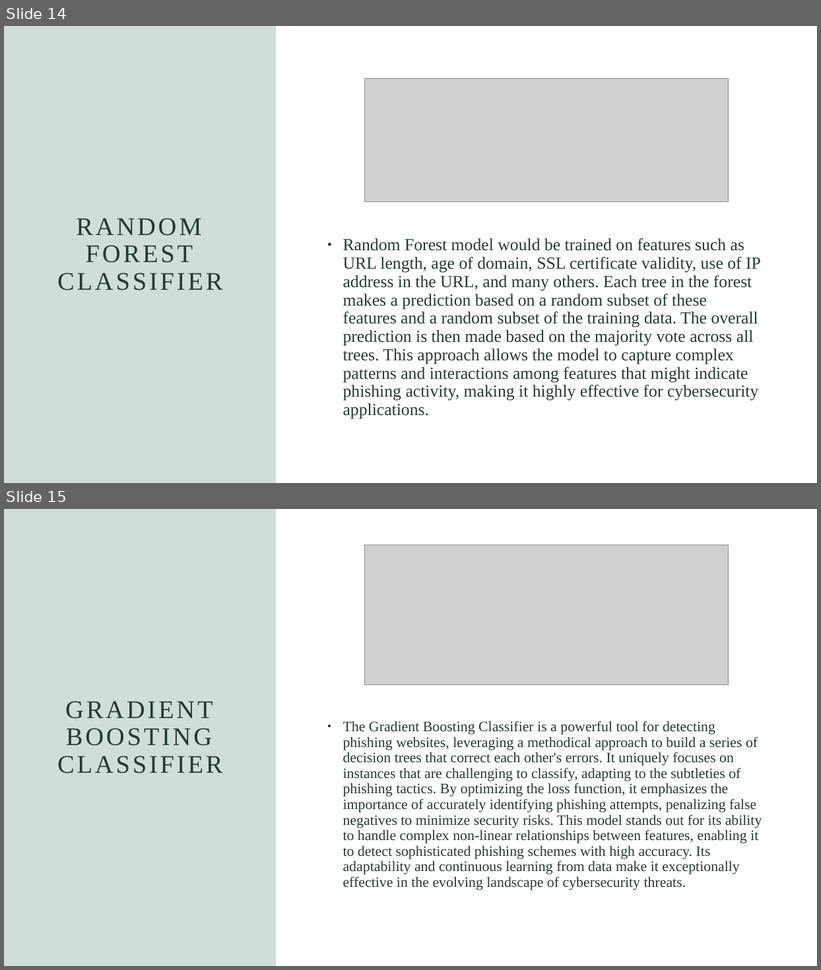
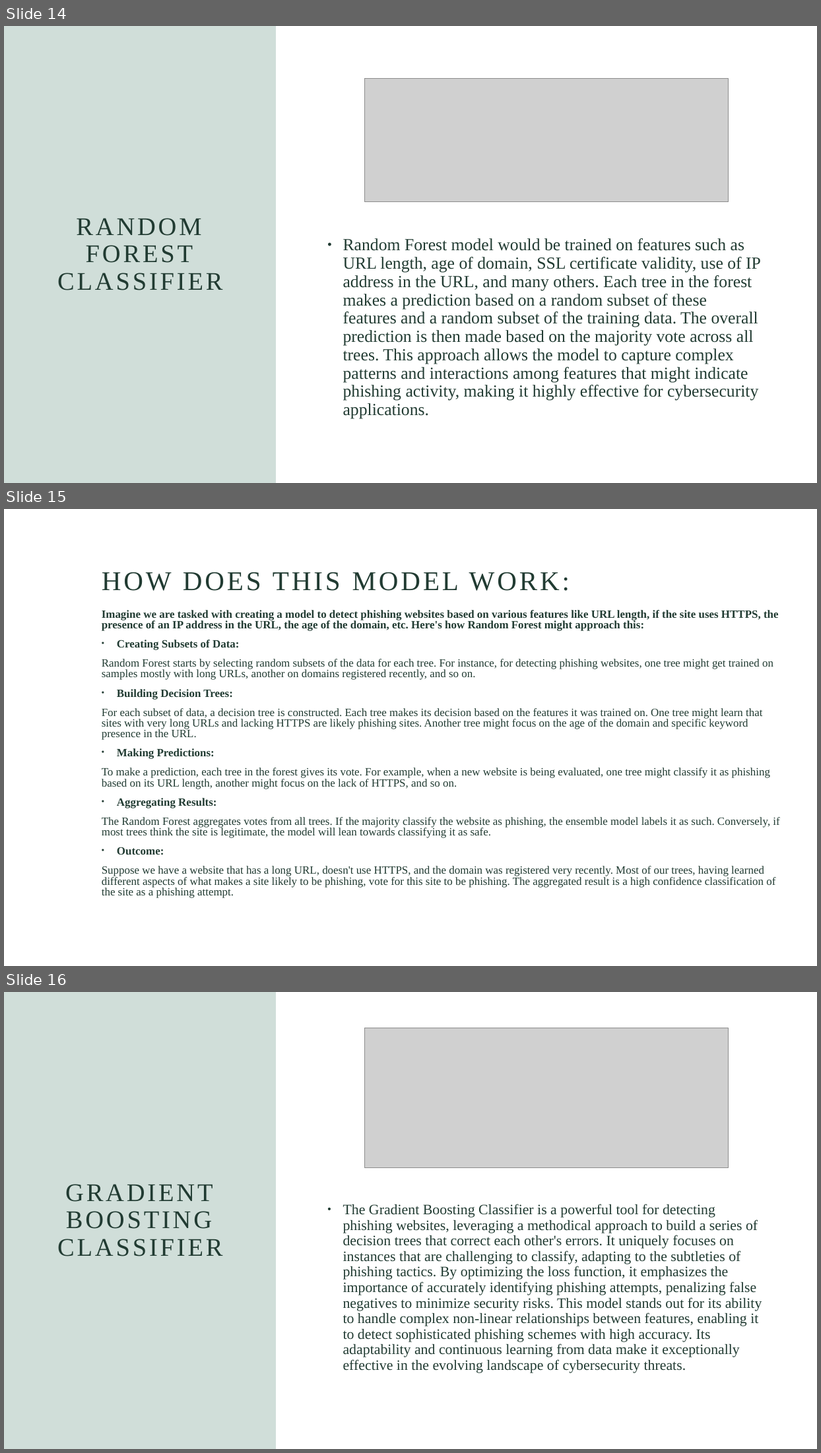
Before and after one commit to mpriyankapatil/ISU-Software_Project_2024, a slide deck: Week 6 .pptx. Shown one above the other, each under a label of ours: slides 14 and 15 before the commit, slides 14, 15 and 16 after it. The pictures are 821x970 and 821x1453 pixels, drawn with LibreOffice and Linux fonts; fonts in the diff are those of the drawing; grey boxes stand for pictures. Boxes give left, top, right and bottom in pixels: in the first picture for what was removed or moved away, otherwise in the second. Text is boxed around its words. In the diff, an @@ line names an element or a change of style, - is before the commit and + after.

```diff
--- a/Week 6 .pptx
+++ b/Week 6 .pptx
@@ slide 15 added at bbox=[4, 509, 817, 966], background #FFFFFF @@
@@ title added at bbox=[102, 572, 570, 591], 32 pt, text #213B32 @@
+HOW DOES THIS MODEL WORK:
@@ text added at bbox=[102, 610, 780, 898], 13.2 pt, text #213B32 @@
+Imagine we are tasked with creating a model to detect phishing websites based on various features like URL length, if the site uses HTTPS, the presence of an IP address in the URL, the age of the domain, etc. Here's how Random Forest might approach this:
+• Creating Subsets of Data:
+Random Forest starts by selecting random subsets of the data for each tree. For instance, for detecting phishing websites, one tree might get trained on samples mostly with long URLs, another on domains registered recently, and so on.
+• Building Decision Trees:
+For each subset of data, a decision tree is constructed. Each tree makes its decision based on the features it was trained on. One tree might learn that sites with very long URLs and lacking HTTPS are likely phishing sites. Another tree might focus on the age of the domain and specific keyword presence in the URL.
+• Making Predictions:
+To make a prediction, each tree in the forest gives its vote. For example, when a new website is being evaluated, one tree might classify it as phishing based on its URL length, another might focus on the lack of HTTPS, and so on.
+• Aggregating Results:
+The Random Forest aggregates votes from all trees. If the majority classify the website as phishing, the ensemble model labels it as such. Conversely, if most trees think the site is legitimate, the model will lean towards classifying it as safe.
+• Outcome:
+Suppose we have a website that has a long URL, doesn't use HTTPS, and the domain was registered very recently. Most of our trees, having learned different aspects of what makes a site likely to be phishing, vote for this site to be phishing. The aggregated result is a high confidence classification of the site as a phishing attempt.
@@ what was slide 15 is now slide 16 @@
```
Also in this commit, not shown: 1 slide changed, 6 other slides added, 1 other file.
